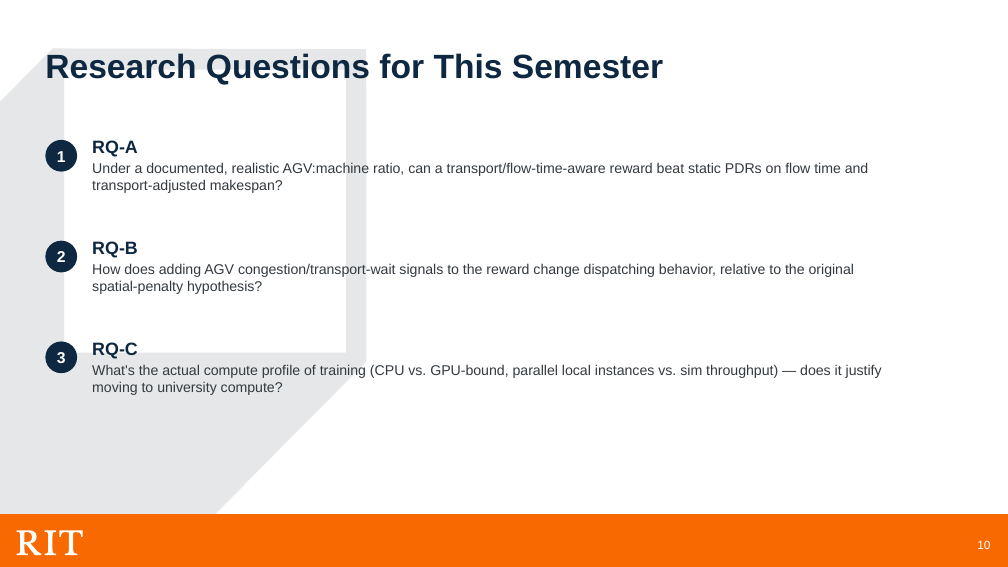
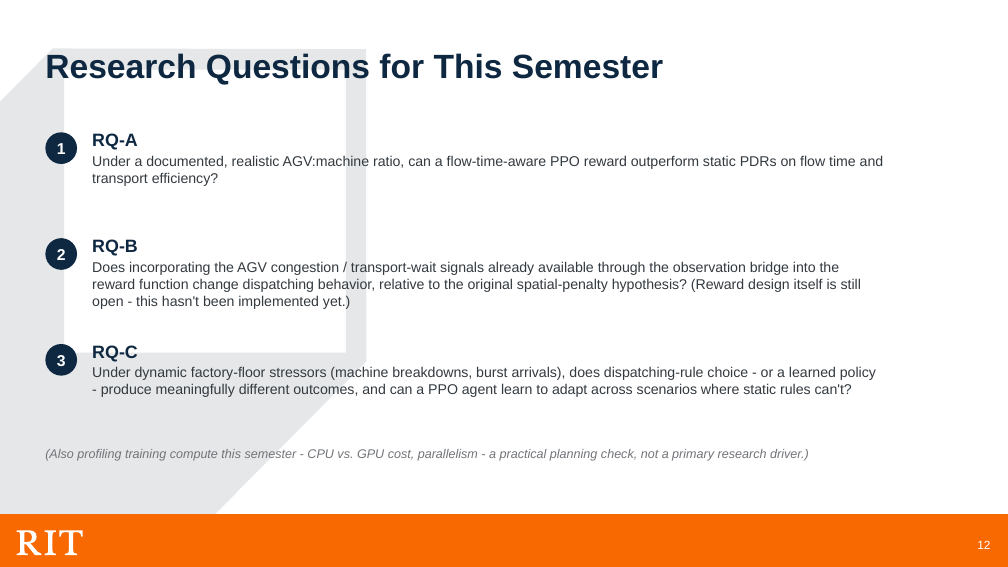
Before and after one commit to meaton96/Capstone, a slide deck: slide 12 of docs/presentation/Capstone_Planning_Presentation.pptx (slide 10 before the commit). Drawn at 1008x567 pixels with LibreOffice and Linux fonts; fonts in the diff are those of the drawing; background and template pictures are left out. Boxes give left, top, right and bottom in pixels: in the first picture for what was removed or moved away, otherwise in the second. Text is boxed around its words. In the diff, an @@ line names an element or a change of style, - is before the commit and + after.

Commit message:
planning presentation

```diff
--- a/docs/presentation/Capstone_Planning_Presentation.pptx
+++ b/docs/presentation/Capstone_Planning_Presentation.pptx
@@ freeform shape at [0,48,367,567]: outline redrawn @@
@@ ellipse "1": place and size @@
-ellipse "1" at [45,140,77,172]
+ellipse "1" at [45,132,77,164]
@@ text "RQ-A": place and size @@
-text "RQ-A" at [92,140,869,193]
+text "RQ-A" at [92,133,884,186]
@@ text at [92,155,884,186]: text changed @@
-Under a documented, realistic AGV:machine ratio, can a transport/flow-time-aware reward beat static PDRs on flow time and transport-adjusted makespan?
+Under a documented, realistic AGV:machine ratio, can a flow-time-aware PPO reward outperform static PDRs on flow time and transport efficiency?
@@ text at [92,261,861,309]: text changed @@
-How does adding AGV congestion/transport-wait signals to the reward change dispatching behavior, relative to the original spatial-penalty hypothesis?
+Does incorporating the AGV congestion / transport-wait signals already available through the observation bridge into the reward function change dispatching behavior, relative to the original spatial-penalty hypothesis? (Reward design itself is still open - this hasn't been implemented yet.)
@@ text at [92,366,876,397]: text changed @@
-What's the actual compute profile of training (CPU vs. GPU-bound, parallel local instances vs. sim throughput) — does it justify moving to university compute?
+Under dynamic factory-floor stressors (machine breakdowns, burst arrivals), does dispatching-rule choice - or a learned policy - produce meaningfully different outcomes, and can a PPO agent learn to adapt across scenarios where static rules can't?
@@ text added at [45,449,809,461], 12 pt, text #717479, italic @@
+(Also profiling training compute this semester - CPU vs. GPU cost, parallelism - a practical planning check, not a primary research driver.)
@@ page number at [977,540,990,549]: text changed @@
-10
+12
```
Also in this commit, not shown: 7 other slides changed, 19 slides added, 13 slides removed, 4 other files.
